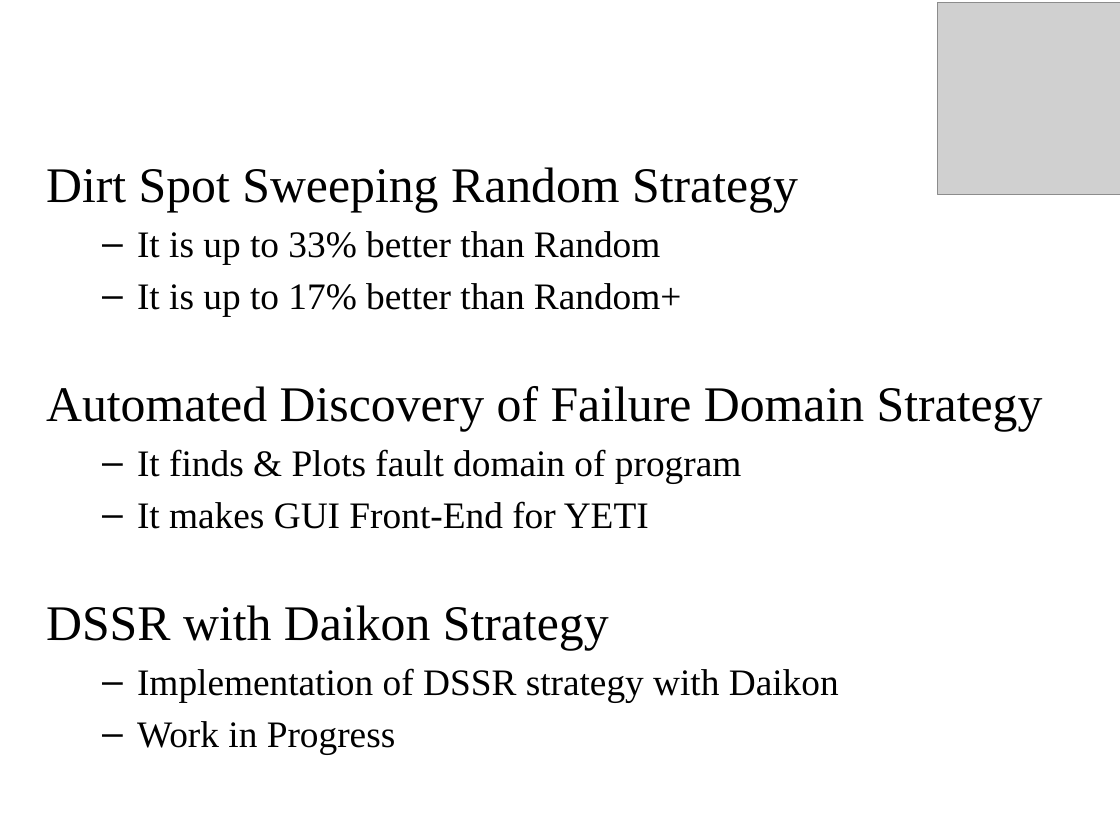
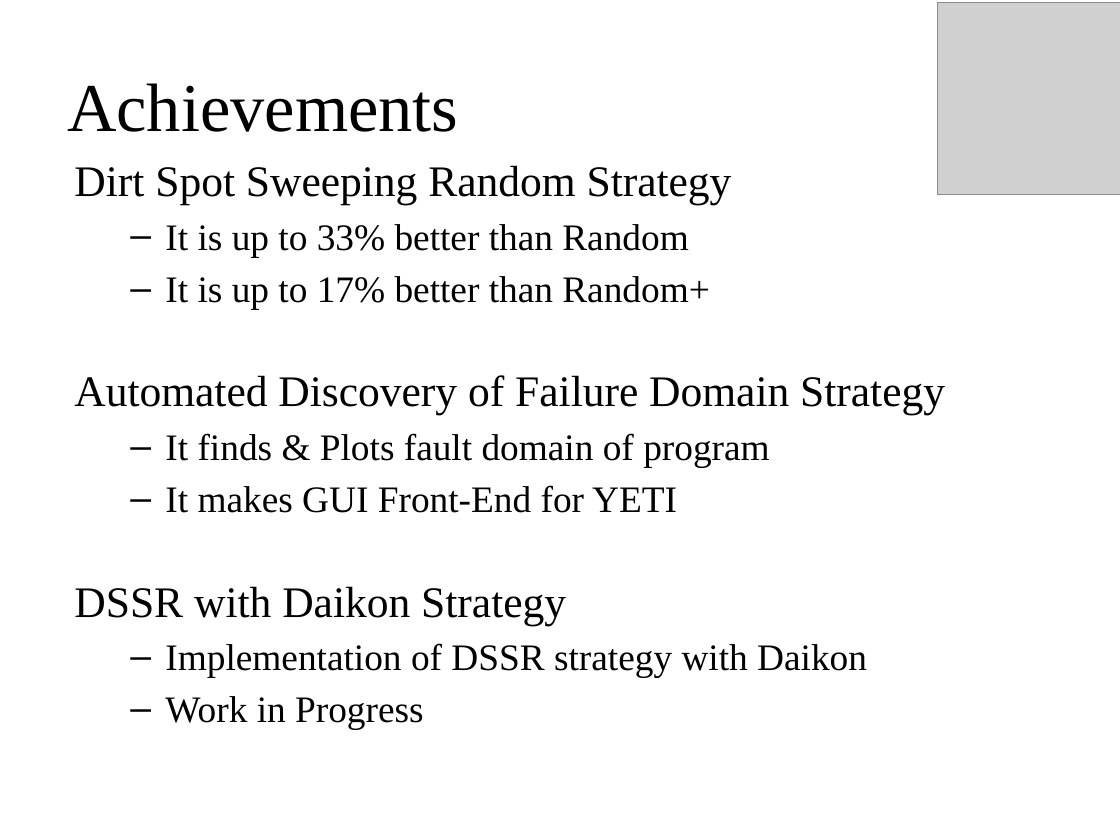
Before and after one commit to maochy/yeti-test, a slide deck: slide 3 of ThesisSeminar/newOne.pptx. Drawn at 1120x840 pixels with LibreOffice and Linux fonts; fonts in the diff are those of the drawing; grey boxes stand for pictures. Boxes give left, top, right and bottom in pixels: in the first picture for what was removed or moved away, otherwise in the second. Text is boxed around its words. In the diff, an @@ line names an element or a change of style, - is before the commit and + after.

```diff
--- a/ThesisSeminar/newOne.pptx
+++ b/ThesisSeminar/newOne.pptx
@@ title added at [67, 83, 458, 132], 44 pt, text #000000 @@
+Achievements
@@ text "Dirt Spot Sweeping Random Strategy": place and size @@
-text "Dirt Spot Sweeping Random Strategy" at [46, 167, 1043, 755]
+text "Dirt Spot Sweeping Random Strategy" at [74, 165, 945, 730]
@@ text at [74, 165, 945, 625]: size 32 to 28 pt in "Dirt Spot Sweeping Random Strategy", "Automated Discovery of Failure Domain Strategy", "DSSR with Daikon Strategy" @@
```
Also in this commit, not shown: 19 other slides changed, 1 other file.
